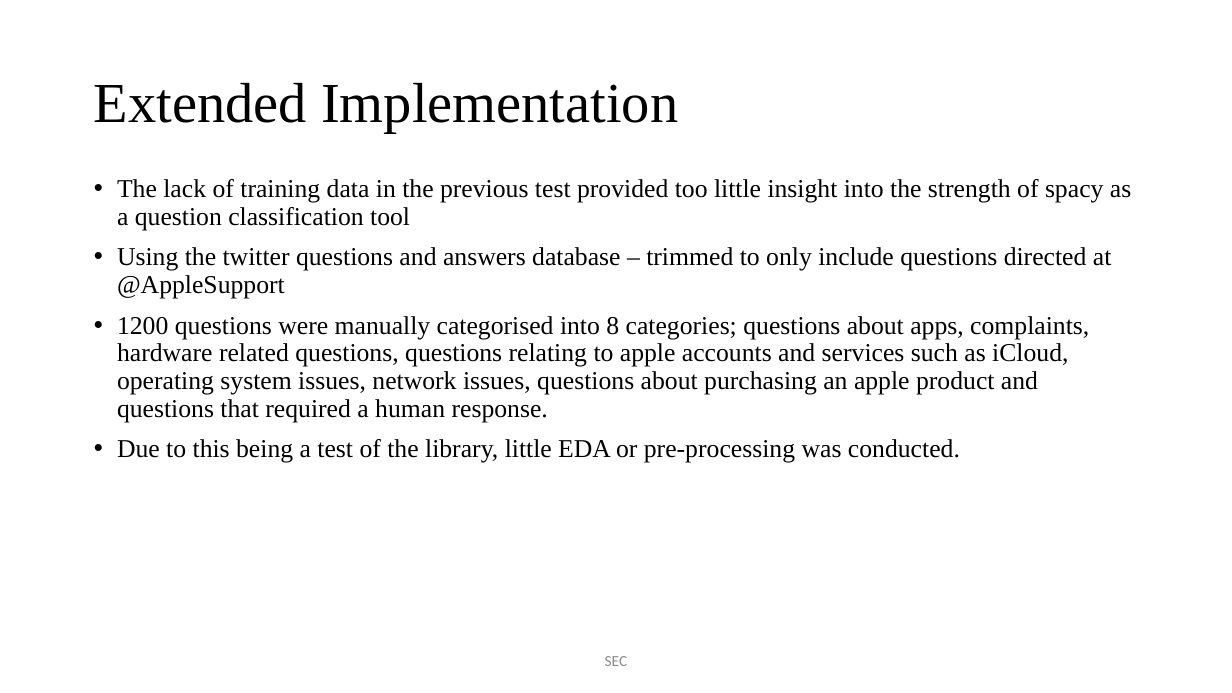
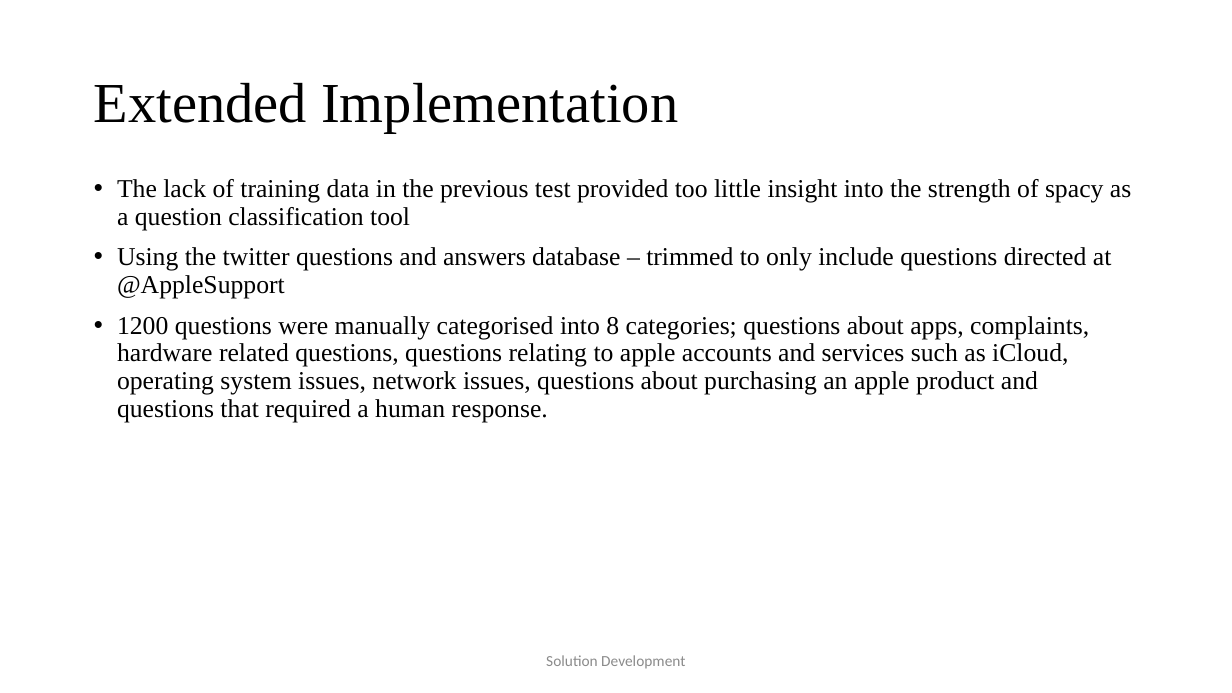
Before and after one commit to JaVonox/AIChatbot, a slide deck: slide 10 of Documentation/100505349.pptx (slide 9 before the commit). Drawn at 1232x693 pixels with LibreOffice and Linux fonts; fonts in the diff are those of the drawing. Boxes give left, top, right and bottom in pixels: in the first picture for what was removed or moved away, otherwise in the second. Text is boxed around its words. In the diff, an @@ line names an element or a change of style, - is before the commit and + after.

```diff
--- a/Documentation/100505349.pptx
+++ b/Documentation/100505349.pptx
@@ text at (x1=117, y1=439, x2=960, y2=463): paragraph removed @@
-• Due to this being a test of the library, little EDA or pre-processing was conducted.
@@ text at (x1=546, y1=655, x2=685, y2=668): text changed @@
-SEC
+Solution Development
```
Also in this commit, not shown: 13 other slides changed, 3 slides added, 2 other files.
